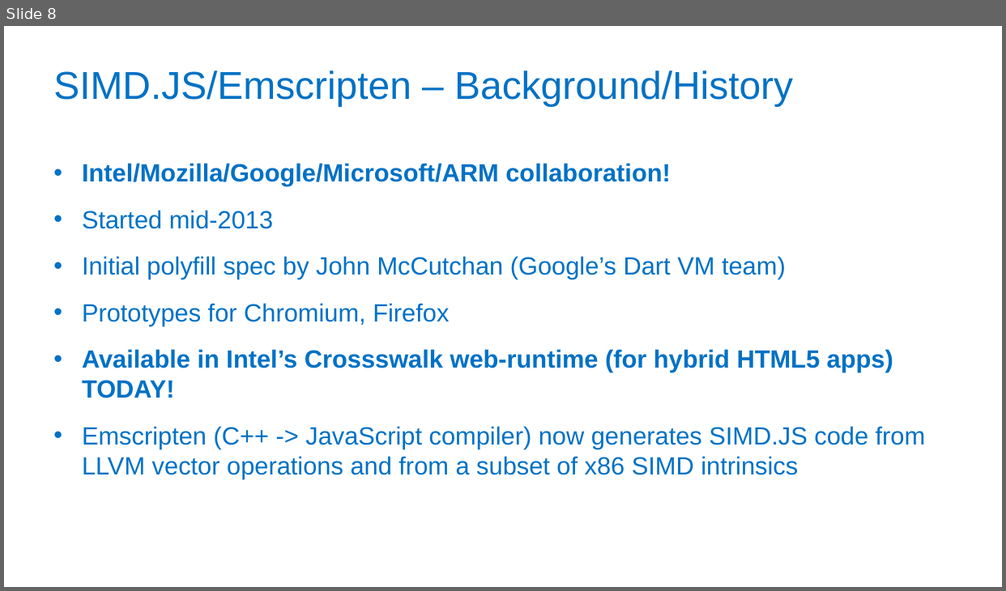
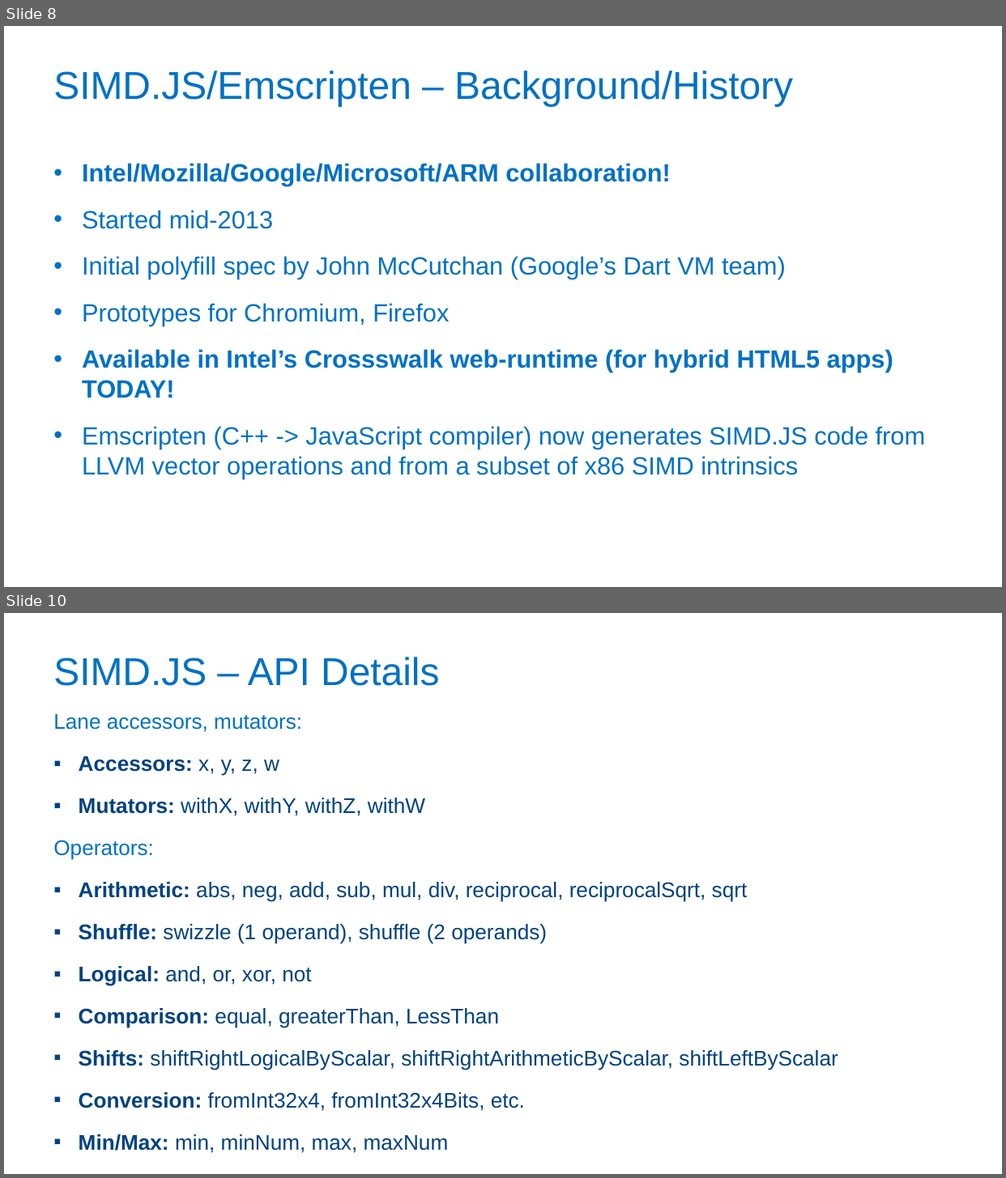
Before and after one commit to PeterJensen/wpmvp2015, a slide deck: simdjs-presentation.pptx. Shown one above the other, each under a label of ours: slide 8 before the commit, slides 8 and 10 after it; the slides between them are not shown. The pictures are 1006x591 and 1006x1178 pixels, drawn with LibreOffice and Linux fonts; fonts in the diff are those of the drawing; background and template pictures are left out. Boxes give left, top, right and bottom in pixels: in the first picture for what was removed or moved away, otherwise in the second. Text is boxed around its words. In the diff, an @@ line names an element or a change of style, - is before the commit and + after.

```diff
--- a/simdjs-presentation.pptx
+++ b/simdjs-presentation.pptx
@@ slide 10 added at box(4, 613, 1002, 1174), background #FFFFFF @@
@@ title added at box(53, 657, 439, 686), 37.3 pt, text #0071C5 @@
+SIMD.JS – API Details
@@ text added at box(53, 714, 837, 1153), 20.4 pt, text #004280 @@
+Lane accessors, mutators:
+  ▪ Accessors: x, y, z, w
+  ▪ Mutators: withX, withY, withZ, withW
+Operators:
+  ▪ Arithmetic: abs, neg, add, sub, mul, div, reciprocal, reciprocalSqrt, sqrt
+  ▪ Shuffle: swizzle (1 operand), shuffle (2 operands)
+  ▪ Logical: and, or, xor, not
+  ▪ Comparison: equal, greaterThan, LessThan
+  ▪ Shifts: shiftRightLogicalByScalar, shiftRightArithmeticByScalar, shiftLeftByScalar
+  ▪ Conversion: fromInt32x4, fromInt32x4Bits, etc.
+  ▪ Min/Max: min, minNum, max, maxNum
```
Also in this commit, not shown: 3 other slides added.
